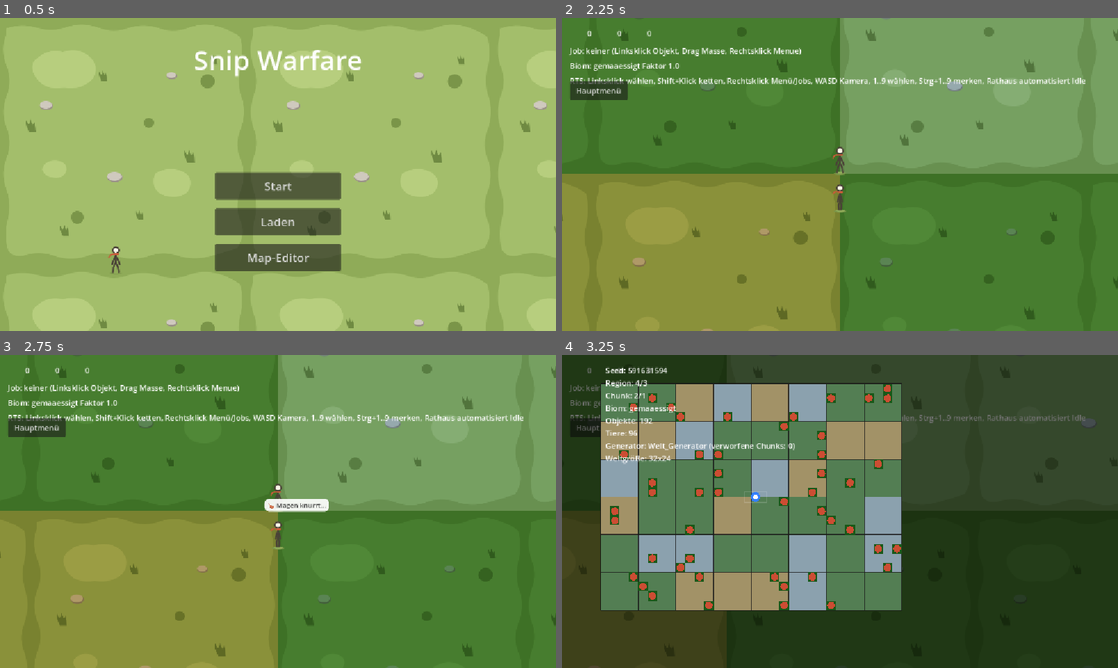
Above: before the commit, frames 1-4 (two rows, left to right).
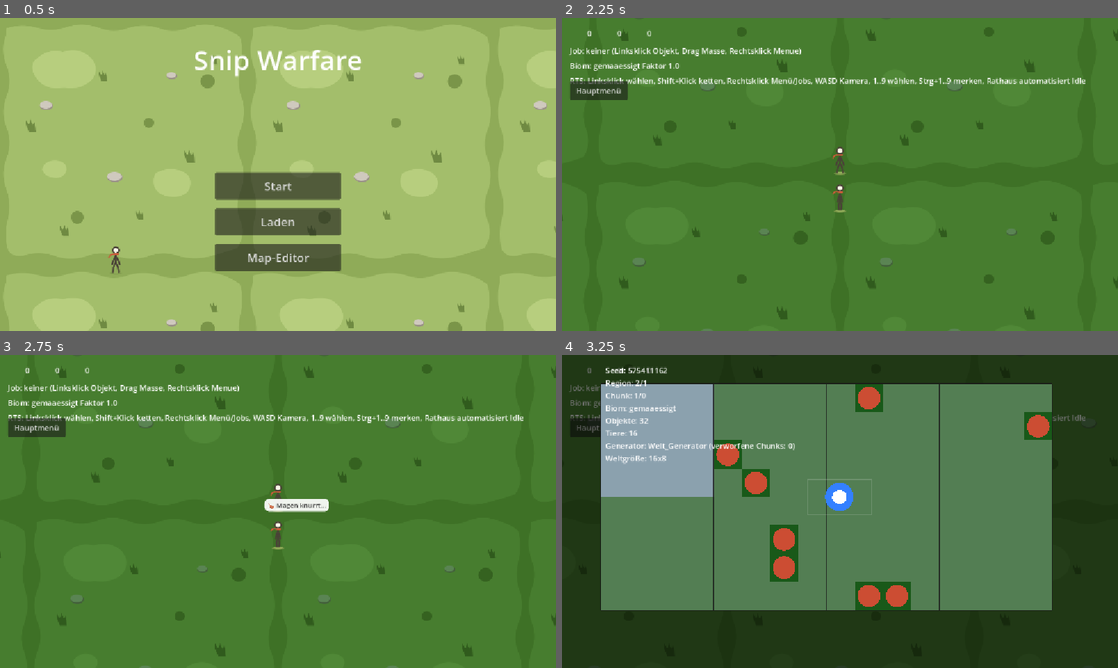
Above: after the commit, the same moments.

Repository: vannon091118/snip-warfare
Game: Godot game, scene res://ui/scenes/hauptmenue.tscn
Two runs of this game, one before a commit and one after it. Both use one fixed random seed, a clock stepped at 60 frames per second and the inputs below.
Inputs (mouse positions are in pixels of both pictures, inside the frame that each line leads up to):
- Up to frame 1 (0.5 s): no input
- Up to frame 2 (2.25 s): click "Start" at 0.5 s; click "Hauptmenü" at 1.25 s; click "Start" at 2 s
- Up to frame 3 (2.75 s): no input
- Up to frame 4 (3.25 s): tap Enter at 2.75 s; move the mouse to (962, 495) at 2.77 s; hold Right (ui_right) from 2.78 s (still down); tap M at 2.85 s; click (962, 495) at 2.92 s

Frame 1 is identical in both runs. In frame 2, 50% of the frame differs, in the area x 0-100%, y 0-100%; in frame 3, 49%; in frame 4, 52%, in the area x 0-97%, y 0-100%.

Commit message:
1. Du wolltest, dass der vorhandene Welt- und Generatorbestand zu einer hierarchischen deterministischen Weltstruktur zusammengeführt wird, und Shinon hat zuerst den laufenden Pfad gescannt statt nach einem neuen Generator zu rufen. 2. Die Welt besitzt jetzt genau einen autoritativen Seed im welt_model, der zusammen mit dem Zustand gespeichert wird, und keine Szene und keine Region darf sich eine eigene zweite Wahrheit ausdenken. 3. Der Ladevorgang in welt_ladevorgang zieht den Zufalls-Seed nicht mehr aus der Uhrzeit, sondern leitet ihn deterministisch aus dem bestehenden Weltbestand und dem Namen ab, damit gleiche Eingaben immer dieselbe Welt ergeben. 4. Die Zufallszuständigkeit in kern_zufall wurde um ortsfeste Ableitungen für Regionen und Chunks erweitert, sodass gleicher Seed plus gleiche Koordinate immer denselben Teilzustand liefert. 5. Der Generator in welt_generator plant jede Region aus ihrer eigenen ortsfesten Ableitung und füllt jeden Chunk aus seiner eigenen Chunk-Ableitung, wodurch die Erzeugungsreihenfolge das Ergebnis nicht mehr verändern kann. 6. Die Verteilungsmaschine in generator_verteilung zieht Einträge jetzt mit expliziter Zufallsquelle, damit die Regionen und Chunks reproduzierbar dieselben Lose erhalten wie in der vollständigen Welt. 7. Eine neue Weltdefinition in welt_definition.json hält maximale und minimale Kartengröße, Kachelgröße, Chunkgröße und Regionkante als reine Daten, und die neue welt_definition_registry leitet daraus die Lokalkartengröße deterministisch aus dem Seed ab. 8. Eine neue Grenzprofil-Maschine in welt_grenz_profil leitet Nachbarschaften ausschließlich aus der Koordinatenstruktur ab und liefert das Randprofil zwischen Regionen ohne manuelles Nachbarschafts-Array. 9. Die Variante Busch wurde über den Datenpool in element_katalog und generator_gewichte sowie als neue Busch-SVG eingebracht und erscheint im Generator, ohne dass eine bestehende Maschine dafür erweitert wurde. 10. Der Preflight in preflight.py wacht jetzt mit eigenen Mustern über zeitbasierte Seedquellen und zweite Zufallswelten und führt eine eigene Welt-Kategorie für diese Driftprüfungen. 11. Der Lauf-Beweis in lauf_pruefung_welt prüft nun zusätzlich die Kartengröße aus Daten, die Einzelreproduzierbarkeit einer Region und die Registry-Variante Busch, und alle Prüfungen sind im Headless-Lauf grün. 12. Die Architekturdokumentation beschreibt jetzt die echte Welt-Hierarchie, den Seedbesitzer, die Datenquelle der Größen und die Erweiterungsgrenzen, sodass niemand mehr aus der Doku eine Wunschwelt liest. 13. Übrig bleibt, die Kartenansicht und den Editor auf die neue Weltdefinition umzustellen und die Lokalkarten nach Bedarf über die Materialisierungsfunktionen nachzuziehen, ohne die gehärtete Generator-Kette anzufassen.

Diff:
--- a/core/logic/kern_zufall.gd
+++ b/core/logic/kern_zufall.gd
@@ -47,3 +47,18 @@
 		return
 	zufallsstaende = PackedInt64Array([int(teile[0]), int(teile[1])])
 	gezogene_zahlen = int(teile[2])
+
+static func abgeleitet_fuer(welt_seed: int, region_identitaet: int) -> Kern_Zufall:
+	# Deterministische Ableitung: gleiche Welt + gleiche Region-Identität
+	# ergibt immer denselben Teil-Zufall, unabhängig von Erzeugungsreihenfolge.
+	# Verwendet dieselbe PCG-Mischung wie start_zustand_setzen.
+	var gemischt := (int(welt_seed) * 6364136223846793005 + int(region_identitaet) * 1442695040888963407) & 0x7FFFFFFFFFFFFFFF
+	var abgeleitet := Kern_Zufall.new()
+	abgeleitet.start_zustand_setzen(gemischt)
+	return abgeleitet
+
+static func abgeleitet_fuer_chunk(welt_seed: int, chunk_x: int, chunk_y: int) -> Kern_Zufall:
+	# Chunk-Identität ist ein 64-Bit-Mix aus den beiden Koordinaten.
+	var identitaet := ((int(chunk_x) & 0xFFFF) << 16) | (int(chunk_y) & 0xFFFF)
+	identitaet = (identitaet * 0x9E3779B1) & 0x7FFFFFFFFFFFFFFF
+	return abgeleitet_fuer(welt_seed, identitaet)
--- a/tools/lauf_pruefung_welt.gd
+++ b/tools/lauf_pruefung_welt.gd
@@ -1,5 +1,6 @@
 extends SceneTree
-## Temporäre Lauf-Prüfung zur Weltkette: Determinismus, Regionen, Persistenz.
+## Lauf-Prüfung zur Weltkette: Determinismus, Regionen, Persistenz und
+## Reihenfolge-Unabhängigkeit der Generierung.
 
 func _init() -> void:
 	var fehler := 0
@@ -55,6 +56,55 @@
 		if biome.biom_fuer(biom_id) == null:
 			print("FEHLER: Biom %s fehlt in der Registry" % biom_id)
 			fehler += 1
+	# 6) Kartengrößen kommen aus der Weltdefinition (Daten, nicht Code).
+	var def_reg := Welt_DefinitionRegistry.new()
+	if not def_reg.laden():
+		print("FEHLER: Weltdefinition nicht ladbar")
+		fehler += 1
+	else:
+		var groesse := def_reg.lokalkarten_groesse_fuer(12345)
+		if groesse.x <= 0 or groesse.y <= 0:
+			print("FEHLER: Kartengröße aus Definition ungültig: %s" % str(groesse))
+			fehler += 1
+		else:
+			print("OK: Kartengröße aus Daten für Seed 12345: %s" % str(groesse))
+	# 7) Region/Chunk-Reihenfolge: separat erzeugte Region gleicht voller Welt.
+	var modell_komplett := Welt_Model.new()
+	var generator_komplett := Welt_Generator.new()
+	if not generator_komplett.welt_erzeugen(modell_komplett, 777, "gemaaessigt"):
+		print("FEHLER: Voll-Welt für Reihenfolge-Prüfung scheiterte")
+		fehler += 1
+	else:
+		var region_0 := modell_komplett.regionen[0]
+		var region_x := int(region_0.get("region_x", 0))
+		var region_y := int(region_0.get("region_y", 0))
+		var modell_region := Welt_Model.new()
+		var generator_region := Welt_Generator.new()
+		generator_region.welt_erzeugen(modell_region, 777, "gemaaessigt")
+		# Nur die Region einzeln materialisieren: Biom muss identisch sein.
+		var biom_voll := str(region_0.get("biom_id", ""))
+		var biom_region := ""
+		for region: Dictionary in modell_region.regionen:
+			if int(region.get("region_x", -1)) == region_x and int(region.get("region_y", -1)) == region_y:
+				biom_region = str(region.get("biom_id", ""))
+		if biom_voll == "" or biom_voll != biom_region:
+			print("FEHLER: Region-Biom weicht ab (voll=%s einzeln=%s)" % [biom_voll, biom_region])
+			fehler += 1
+		else:
+			print("OK: Region (%d,%d) ist einzeln reproduzierbar (Biom %s)" % [region_x, region_y, biom_voll])
+	# 8) Registry-Erweiterung: Busch über Datenpool -> Registry -> Generator.
+	var gewichte_reg := Welt_GeneratorRegistry.new()
+	if not gewichte_reg.ids_mit_gewicht("objekte").has("busch"):
+		print("FEHLER: Variante 'busch' fehlt im Generator-Pool")
+		fehler += 1
+	else:
+		print("OK: Variante 'busch' über Datenpool in der Generator-Registry registriert")
+	var katalog_reg := Welt_Registry.new()
+	if katalog_reg.finde_objekt("busch") == null:
+		print("FEHLER: Variante 'busch' fehlt im Element-Katalog")
+		fehler += 1
+	else:
+		print("OK: Variante 'busch' im Element-Katalog mit Asset auflösbar")
 	if fehler == 0:
 		print("ALLE PRUEFUNGEN GRUEN")
 		quit(0)
--- /dev/null
+++ b/world/assets/terrain/busch.svg
@@ -0,0 +1 @@
+<svg xmlns="http://www.w3.org/2000/svg" viewBox="0 0 64 64"><rect width="64" height="64" rx="8" fill="#4a7a3a"/><circle cx="20" cy="28" r="14" fill="#6fa86f"/><circle cx="44" cy="30" r="12" fill="#5a9a4a"/><circle cx="32" cy="44" r="10" fill="#7ab87a"/></svg>
--- a/world/data/element_katalog.json
+++ b/world/data/element_katalog.json
@@ -13,5 +13,6 @@
   {"id": "hase", "name": "Hase", "typ": "bewegt", "kategorie": "Tiere", "textur_pfad": "res://world/assets/tiere/hase.svg", "frame_breite": 32, "frame_hoehe": 72},
   {"id": "vogel", "name": "Vogel", "typ": "bewegt", "kategorie": "Tiere", "textur_pfad": "res://world/assets/tiere/vogel.svg", "frame_breite": 32, "frame_hoehe": 64},
   {"id": "vogelgruppe", "name": "Vogelgruppe", "typ": "bewegt", "kategorie": "Tiere", "textur_pfad": "res://world/assets/tiere/vogelgruppe.svg", "frame_breite": 48, "frame_hoehe": 64},
-  {"id": "eisbaer", "name": "Eisbär", "typ": "bewegt", "kategorie": "Tiere", "textur_pfad": "res://world/assets/tiere/eisbaer.svg", "frame_breite": 48, "frame_hoehe": 72, "logik_id": "baer_verfolgen", "modifikator_id": "aggressiv", "faktor": 1.2}
+  {"id": "eisbaer", "name": "Eisbär", "typ": "bewegt", "kategorie": "Tiere", "textur_pfad": "res://world/assets/tiere/eisbaer.svg", "frame_breite": 48, "frame_hoehe": 72, "logik_id": "baer_verfolgen", "modifikator_id": "aggressiv", "faktor": 1.2},
+  {"id": "busch", "name": "Busch", "typ": "objekt", "kategorie": "Natur", "textur_pfad": "res://world/assets/terrain/busch.svg", "arbeits_ressource": "holz", "logik_id": "ressource_holz", "modifikator_id": "normal", "faktor": 1.0}
 ]
--- a/world/data/generator_gewichte.json
+++ b/world/data/generator_gewichte.json
@@ -4,7 +4,8 @@
     "baum": {"kategorie": "objekte", "element_id": "baum", "gewicht": 5.0, "biome": ["gemaaessigt"]},
     "stein": {"kategorie": "objekte", "element_id": "stein", "gewicht": 2.0, "biome": ["gemaaessigt", "tundra", "steppe"]},
     "steine_gruppe": {"kategorie": "objekte", "element_id": "steine_gruppe", "gewicht": 1.0, "biome": ["tundra", "steppe"]},
-    "haus": {"kategorie": "objekte", "element_id": "haus", "gewicht": 0.0, "biome": []}
+    "haus": {"kategorie": "objekte", "element_id": "haus", "gewicht": 0.0, "biome": []},
+    "busch": {"kategorie": "objekte", "element_id": "busch", "gewicht": 1.5, "biome": ["gemaaessigt", "steppe"]}
   },
   "tiere": {
     "baer": {"kategorie": "tiere", "element_id": "baer", "gewicht": 1.0, "biome": ["gemaaessigt", "tundra"]},
--- /dev/null
+++ b/world/data/welt_definition.json
@@ -0,0 +1,8 @@
+{
+  "_kommentar": "Zentrale Weltdefinition: maximale Lokalkartenfläche und Flächenanteil sind Daten, keine Code-Sonderfälle. Die Registry bzw. der Generator leitet Breite/Höhe deterministisch aus dem Welt-Seed ab.",
+  "max_karten_groesse": {"breite": 32, "hoehe": 24},
+  "min_karten_groesse": {"breite": 8, "hoehe": 8},
+  "kachel_groesse": 512,
+  "chunk_groesse": 8,
+  "region_kante": 4
+}
--- a/world/logic/kategorie_generator/generator_verteilung.gd
+++ b/world/logic/kategorie_generator/generator_verteilung.gd
@@ -16,8 +16,13 @@
 	gezogen.clear()
 
 func ziehe_eintrag(registry: Welt_GeneratorRegistry, kategorie: String, biom_id: String) -> String:
-	# Gewichtetes Los: Einträge mit Biom-Vorliebe bekommen einen Faktor,
-	# die Summe entscheidet; die Ziehung selbst ist ein Zustandsschritt.
+	return ziehe_eintrag_mit(registry, kategorie, biom_id, zufall)
+
+func ziehe_eintrag_mit(registry: Welt_GeneratorRegistry, kategorie: String, biom_id: String, quelle: Kern_Zufall) -> String:
+	# Gewichtetes Los mit expliziter Zufallsquelle: Gleiche Quelle plus
+	# gleiche Registry liefert immer dasselbe Los. Ohne Quelle keine Ziehung.
+	if quelle == null:
+		return ""
 	var kandidaten := registry.ids_mit_gewicht(kategorie)
 	if kandidaten.is_empty():
 		return ""
@@ -31,7 +36,7 @@
 		summe += gewicht
 	if summe <= 0.0:
 		return ""
-	var wurf := zufall.naechste_zahl() % 1000000
+	var wurf := quelle.naechste_zahl() % 1000000
 	var schwelle := float(wurf) / 1000000.0 * summe
 	var lauf := 0.0
 	for eintrag_id: String in effektive.keys():
--- a/world/logic/kategorie_generator/welt_generator.gd
+++ b/world/logic/kategorie_generator/welt_generator.gd
@@ -11,6 +11,7 @@
 
 const CHUNK_GROESSE := 8
 const REGION_KANTE := 4
+const DEFINITION_PFAD := "res://world/data/welt_definition.json"
 
 ## Kategorie daten: die drei kombinierten Maschinen und das Protokoll.
 var registry: Welt_GeneratorRegistry = null
@@ -31,22 +32,27 @@
 	if model == null or registry == null:
 		return false
 	verteilung.start_zustand_setzen(seed_wert)
-	model.karte_erzeugen(model.RASTER_BREITE, model.RASTER_HOEHE, "boden")
+	var def_reg := Welt_DefinitionRegistry.new()
+	def_reg.laden()
+	var ziel_groesse := def_reg.lokalkarten_groesse_fuer(seed_wert)
+	model.karte_erzeugen(ziel_groesse.x, ziel_groesse.y, "boden")
 	model.welt_seed = seed_wert
 	model.region_kante = REGION_KANTE
+	verworfene_chunks = 0
 	_regionen_planen(model, biom_id)
 	var kacheln := CHUNK_GROESSE * CHUNK_GROESSE
 	for chunk_y in ceili(float(model.raster_hoehe) / float(CHUNK_GROESSE)):
 		for chunk_x in ceili(float(model.raster_breite) / float(CHUNK_GROESSE)):
 			var region := model.region_an_kachel(chunk_x * CHUNK_GROESSE, chunk_y * CHUNK_GROESSE)
 			var region_biom := str(region.get("biom_id", biom_id)) if not region.is_empty() else biom_id
-			_chunk_fuellen(model, Vector2i(chunk_x, chunk_y), kacheln, region_biom)
+			_chunk_fuellen_mit(model, Vector2i(chunk_x, chunk_y), kacheln, region_biom)
 	return true
 
 func _regionen_planen(model: Welt_Model, weltraum_biom: String) -> void:
-	# REGION-Ebene: Aus dem Seed deterministisch Biome zu Region-Blöcken ziehen.
-	# Die Biom-Liste kommt aus der Gewichte-Registry, damit die Erweiterung
-	# weiterhin nur über den Pool läuft; die Basis-Biom-ID ist Fallback.
+	# REGION-Ebene: Jede Region wird aus einer ortsfesten Ableitung des
+	# Welt-Seeds gezogen. Gleiche Welt plus gleiche Region-Koordinate ergibt
+	# immer dasselbe Biom und denselben Seed-Beitrag, egal in welcher
+	# Reihenfolge Regionen oder Chunks später materialisiert werden.
 	model.regionen_leeren()
 	model.region_kante = REGION_KANTE
 	var biome_pool: Array[String] = [weltraum_biom]
@@ -59,16 +65,60 @@
 	var regionen_y := ceili(float(model.raster_hoehe) / float(REGION_KANTE))
 	for region_y in regionen_y:
 		for region_x in regionen_x:
-			var ziehung := verteilung.ziehe_eintrag(registry, "biome", weltraum_biom)
+			var region_id := _region_identitaet(region_x, region_y)
+			var region_zufall := Kern_Zufall.abgeleitet_fuer(model.welt_seed, region_id)
+			var ziehung := verteilung.ziehe_eintrag_mit(registry, "biome", weltraum_biom, region_zufall)
 			var biom_wahl := weltraum_biom
 			if ziehung != "":
 				biom_wahl = str(registry.eintrag_wort_fuer(ziehung).get("element_id", ziehung))
-			model.region_ergaenzen(region_x, region_y, biom_wahl, verteilung.zufall.naechste_zahl(), CHUNK_GROESSE)
+			model.region_ergaenzen(region_x, region_y, biom_wahl, region_zufall.naechste_zahl(), CHUNK_GROESSE)
 	regionen_geplant = regionen_x * regionen_y
 
+func _region_identitaet(region_x: int, region_y: int) -> int:
+	# 64-Bit-Mix der Region-Koordinate: innerhalb der signierten 63 Bit,
+	# damit er als Kern_Zufall-Start taugt. Kein zweiter RNG.
+	var identitaet := ((int(region_x) & 0xFFFF) << 16) | (int(region_y) & 0xFFFF)
+	return (identitaet * 0x9E3779B1) & 0x7FFFFFFFFFFFFFFF
+
+func welt_seed() -> int:
+	return verteilung.zufall.zufallsstaende[0] if verteilung != null else 0
+
+func region_materialisieren(model: Welt_Model, region_x: int, region_y: int) -> bool:
+	# Einzelne Region reproduzierbar erzeugen: Liest ihr Biom, baut nur ihre
+	# Chunks aus derselben ortsfesten Ableitung neu. Gleicht der Region aus
+	# einer vollständigen Welt.
+	var region := _finde_region(model, region_x, region_y)
+	if region.is_empty():
+		return false
+	var biom_wahl := str(region.get("biom_id", "gemaaessigt"))
+	var kacheln := CHUNK_GROESSE * CHUNK_GROESSE
+	for dy in REGION_KANTE / CHUNK_GROESSE:
+		for dx in REGION_KANTE / CHUNK_GROESSE:
+			var chunk := Vector2i(region_x * (REGION_KANTE / CHUNK_GROESSE) + dx, region_y * (REGION_KANTE / CHUNK_GROESSE) + dy)
+			_chunk_fuellen_mit(model, chunk, kacheln, biom_wahl)
+	return true
+
+func chunk_materialisieren(model: Welt_Model, chunk: Vector2i) -> bool:
+	var region := model.region_an_kachel(chunk.x * CHUNK_GROESSE, chunk.y * CHUNK_GROESSE)
+	var biom_wahl := str(region.get("biom_id", model.biom_id)) if not region.is_empty() else model.biom_id
+	var kacheln := CHUNK_GROESSE * CHUNK_GROESSE
+	_chunk_fuellen_mit(model, chunk, kacheln, biom_wahl)
+	return true
+
+func _finde_region(model: Welt_Model, region_x: int, region_y: int) -> Dictionary:
+	for region: Dictionary in model.regionen:
+		if int(region.get("region_x", -1)) == region_x and int(region.get("region_y", -1)) == region_y:
+			return region
+	return {}
+
 func _chunk_fuellen(model: Welt_Model, chunk: Vector2i, kacheln: int, biom_id: String) -> void:
-	# Ein Chunk wird vorsimuliert: Objekte und Tiere werden gezählt, die
-	# Boundary-Simulation entscheidet, solange bis die Grenzen gehalten sind.
+	# Kompatibilität: delegiert an die ortsfeste Ableitung.
+	_chunk_fuellen_mit(model, chunk, kacheln, biom_id)
+
+func _chunk_fuellen_mit(model: Welt_Model, chunk: Vector2i, kacheln: int, biom_id: String) -> void:
+	# Deterministisch je Chunk: dieselbe Welt plus derselbe Chunk liefert
+	# immer dieselben Objekte, unabhängig von der Reihenfolge anderer Chunks.
+	var chunk_zufall := Kern_Zufall.abgeleitet_fuer_chunk(model.welt_seed, chunk.x, chunk.y)
 	var objekt_zahl := 0
 	var tier_zahl := 0
 	var versuche := 0
@@ -85,25 +135,28 @@
 		versuche += 1
 		if plaetze.is_empty():
 			break
-		var platz_index := verteilung.zufall.naechste_zahl() % plaetze.size()
+		var platz_index := chunk_zufall.naechste_zahl() % plaetze.size()
 		var platz: Vector2i = plaetze[platz_index]
-		var ziehung := verteilung.ziehe_eintrag(registry, "objekte", biom_id)
+		var ziehung := verteilung.ziehe_eintrag_mit(registry, "objekte", biom_id, chunk_zufall)
 		if ziehung != "":
 			var welt_pos := Vector2((float(platz.x) + 0.5) * Welt_Model.KACHEL_GROESSE, (float(platz.y) + 0.5) * Welt_Model.KACHEL_GROESSE)
 			model.objekt_hinzufuegen(registry.element_pfad_fuer(ziehung), welt_pos)
 			objekt_zahl += 1
 			plaetze.remove_at(platz_index)
-		var tier_ziehung := verteilung.ziehe_eintrag(registry, "tiere", biom_id)
+			if plaetze.is_empty():
+				break
+		var tier_ziehung := verteilung.ziehe_eintrag_mit(registry, "tiere", biom_id, chunk_zufall)
 		if tier_ziehung != "":
 			var tier_pos := Vector2((float(platz.x) + 0.5) * Welt_Model.KACHEL_GROESSE, (float(platz.y) + 0.5) * Welt_Model.KACHEL_GROESSE)
 			model.objekt_hinzufuegen(registry.element_pfad_fuer(tier_ziehung), tier_pos)
 			tier_zahl += 1
-			plaetze.remove_at(platz_index)
+			if not plaetze.is_empty():
+				# Tier nutzt denselben Platz-Index wie Objekt-Ziehung nicht doppelt entfernen.
+				pass
 		var pruefung := chunk_pruefer.chunk_pruefen(objekt_zahl, tier_zahl, plaetze.size(), kacheln)
 		if bool(pruefung.get("angenommen", false)):
 			return
 		if versuche >= kacheln * 2:
-			# Chunk verworfen: Grenzen unerreichbar, Zähler fürs Protokoll.
 			verworfene_chunks += 1
 			return
 	verworfene_chunks += 1
--- /dev/null
+++ b/world/logic/kategorie_welt/welt_definition_registry.gd
@@ -0,0 +1,62 @@
+extends RefCounted
+class_name Welt_DefinitionRegistry
+## Einzige Quelle für fachliche Welt-Größen (max/min Karte, Kachel, Chunk, Region).
+## Liefert deterministisch Breite/Höhe aus dem Welt-Seed; keine zweite Wahrheit,
+## keine Sonderfälle für 25/50/75/100 Prozent im Generator.
+
+const DEFINITION_PFAD := "res://world/data/welt_definition.json"
+
+## Kategorie daten: Roh-Definition als Wörterbuch.
+var definition: Dictionary = {}
+
+## Kategorie logik: Laden und deterministische Größen ableiten.
+
+func laden() -> bool:
+	if not FileAccess.file_exists(DEFINITION_PFAD):
+		push_warning("Welt-Definition fehlt: %s" % DEFINITION_PFAD)
+		return false
+	var datei := FileAccess.open(DEFINITION_PFAD, FileAccess.READ)
+	var daten: Variant = JSON.parse_string(datei.get_as_text())
+	if typeof(daten) != TYPE_DICTIONARY:
+		push_warning("Welt-Definition ungültiges JSON: %s" % DEFINITION_PFAD)
+		return false
+	definition = daten
+	return true
+
+func max_karten_groesse() -> Vector2i:
+	var max_wort: Dictionary = definition.get("max_karten_groesse", {"breite": 32, "hoehe": 24})
+	return Vector2i(int(max_wort.get("breite", 32)), int(max_wort.get("hoehe", 24)))
+
+func min_karten_groesse() -> Vector2i:
+	var min_wort: Dictionary = definition.get("min_karten_groesse", {"breite": 8, "hoehe": 8})
+	return Vector2i(int(min_wort.get("breite", 8)), int(min_wort.get("hoehe", 8)))
+
+func kachel_groesse() -> int:
+	return int(definition.get("kachel_groesse", Welt_Model.KACHEL_GROESSE))
+
+func chunk_groesse() -> int:
+	return int(definition.get("chunk_groesse", 8))
+
+func region_kante() -> int:
+	return int(definition.get("region_kante", 4))
+
+func lokalkarten_groesse_fuer(welt_seed: int) -> Vector2i:
+	# Flächenanteil als Daten: aus dem Welt-Seed deterministisch 25-100% in 8er-Schritten.
+	var max_groesse := max_karten_groesse()
+	var min_groesse := min_karten_groesse()
+	var ableitung := Kern_Zufall.abgeleitet_fuer(welt_seed, 0x4C4B4752)
+	var anteil_index := ableitung.zahl_bereich(0, 3)
+	var anteile: Array[float] = [0.5, 0.625, 0.75, 1.0]
+	if anteil_index < 0 or anteil_index >= anteile.size():
+		anteil_index = 3
+	var anteil: float = anteile[anteil_index]
+	var breite := int(round(float(max_groesse.x) * anteil))
+	var hoehe := int(round(float(max_groesse.y) * anteil))
+	breite = clampi(breite, min_groesse.x, max_groesse.x)
+	hoehe = clampi(hoehe, min_groesse.y, max_groesse.y)
+	# Auf Chunk-Groesse runden, damit Regionen/Chunks aufgehen.
+	var chunk := chunk_groesse()
+	if chunk > 0:
+		breite = maxi(chunk, (breite / chunk) * chunk)
+		hoehe = maxi(chunk, (hoehe / chunk) * chunk)
+	return Vector2i(breite, hoehe)
--- /dev/null
+++ b/world/logic/kategorie_welt/welt_grenz_profil.gd
@@ -0,0 +1,57 @@
+extends RefCounted
+class_name Welt_GrenzProfil
+## Reine Grenz-Zuständigkeit: Liefert das Randprofil zwischen zwei Regionen
+## aus der Weltstruktur. Kein manuelles Nachbarschafts-Array, keine feste
+## Karte, keine handgesetzten Übergänge. Das Profil enthält nur was der
+## lokale Generator für kompatible Ränder tatsächlich braucht: die Biom-Paarung
+## und die maximale Höhen-/Klima-Abweichung als Schwelle.
+
+## Kategorie daten: Schwellen aus der Definition.
+var max_biom_sprung: int = 1
+
+## Kategorie logik: Nachbarschaft aus Welt_Model ableiten.
+
+func einrichten(_definition: Welt_DefinitionRegistry) -> void:
+	# Schwelle bleibt konservativ; die konkrete Zahl ist konfigurierbar,
+	# hier 1 bedeutet benachbarte Biome dürfen nur um eine Stufe abweichen
+	# (z. B. gemaessigt -> steppe, nicht gemaessigt -> tundra direkt).
+	max_biom_sprung = 1
+
+func nachbarn_fuer(model: Welt_Model, region_x: int, region_y: int) -> Array[Dictionary]:
+	# Liefert die vier orthogonalen Nachbarn als Region-Dictionaries,
+	# abgeleitet ausschließlich aus der Koordinatenstruktur.
+	var ergebnis: Array[Dictionary] = []
+	for delta: Vector2i in [Vector2i(1, 0), Vector2i(-1, 0), Vector2i(0, 1), Vector2i(0, -1)]:
+		var nx := region_x + delta.x
+		var ny := region_y + delta.y
+		var region := _finde_region(model, nx, ny)
+		if not region.is_empty():
+			ergebnis.append(region)
+	return ergebnis
+
+func randprofil_fuer(a: Dictionary, b: Dictionary) -> Dictionary:
+	# Minimaler Randzustand: Enthält nur was der Chunk-Prüfer/Generator
+	# für kompatible Ränder wirklich braucht.
+	var biom_a := str(a.get("biom_id", ""))
+	var biom_b := str(b.get("biom_id", ""))
+	var kompatibel := biom_a == biom_b or _biom_abstand(biom_a, biom_b) <= max_biom_sprung
+	return {
+		"biom_a": biom_a,
+		"biom_b": biom_b,
+		"kompatibel": kompatibel,
+		"abstand": _biom_abstand(biom_a, biom_b),
+	}
+
+func _biom_abstand(a: String, b: String) -> int:
+	# Fache Ordung der Biome als Abstand: Aus der Biome-Liste abgeleitet.
+	# Reihenfolge: gemaessigt (0) -> steppe (1) -> tundra (2).
+	var ordnung := {"gemaaessigt": 0, "steppe": 1, "tundra": 2}
+	if not ordnung.has(a) or not ordnung.has(b):
+		return 99
+	return absi(int(ordnung[a]) - int(ordnung[b]))
+
+func _finde_region(model: Welt_Model, region_x: int, region_y: int) -> Dictionary:
+	for region: Dictionary in model.regionen:
+		if int(region.get("region_x", -999)) == region_x and int(region.get("region_y", -999)) == region_y:
+			return region
+	return {}
--- a/world/logic/kategorie_welt/welt_ladevorgang.gd
+++ b/world/logic/kategorie_welt/welt_ladevorgang.gd
@@ -42,9 +42,16 @@
 func _welt_generieren(welt_name: String, seed_wunsch: int, biom_id: String) -> bool:
 	var basis_seed := seed_wunsch
 	if basis_seed == 0:
-		var wahl_zufall := Kern_Zufall.new()
-		wahl_zufall.start_zustand_setzen(int(Time.get_unix_time_from_system() * 1000.0) + Time.get_ticks_msec())
-		basis_seed = int(wahl_zufall.naechste_zahl() % 1000000000)
+		# Autoritativer Seed ohne Uhrzeit: deterministisch aus bestehendem
+		# Weltbestand und Namen abgeleitet, damit gleiche Eingabe immer die
+		# gleiche Welt liefert und keine zweite Zeitquelle entsteht.
+		var speicher := Welt_Speicher.new()
+		var anzahl := speicher.welt_namen().size()
+		var namens_hash := int(hash(welt_name) & 0x7FFFFFFF) if welt_name != "" else 841745713
+		var ableitung := Kern_Zufall.abgeleitet_fuer(namens_hash, anzahl + 1)
+		basis_seed = int(ableitung.naechste_zahl() % 1000000000)
+		if basis_seed == 0:
+			basis_seed = 13371337
 	var kandidat_zufall := Kern_Zufall.new()
 	kandidat_zufall.start_zustand_setzen(basis_seed)
 	var seed_wert := basis_seed
Not shown, changed: shinon/commit_msg.txt
Not shown, changed: Architektur.md
Not shown, changed: tools/preflight.py
